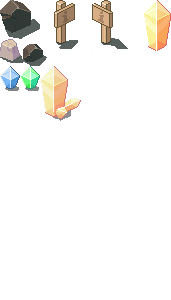
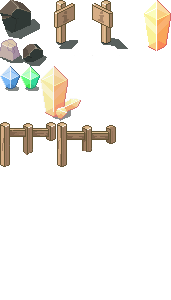
Two versions of the same layered image (171px x 300px). Layer-by-layer changes:
added layer "Layer 11 copy" above "Layer 11 copy 2" over [0, 122, 56, 167]
added layer "Layer 11 copy 2" above "Layer 11" over [57, 122, 116, 167]
